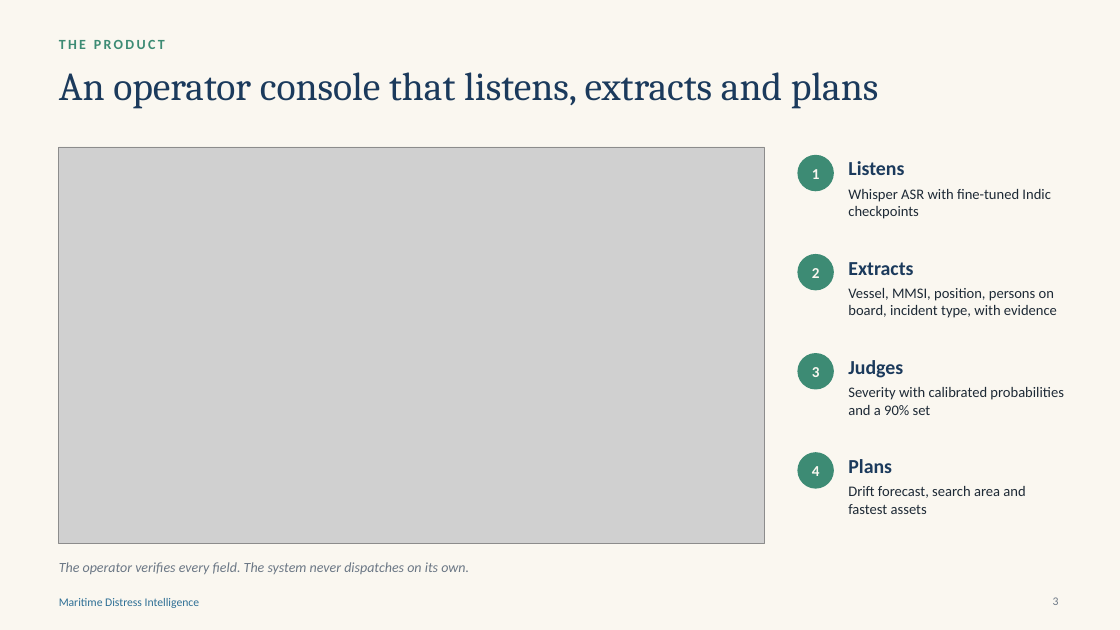
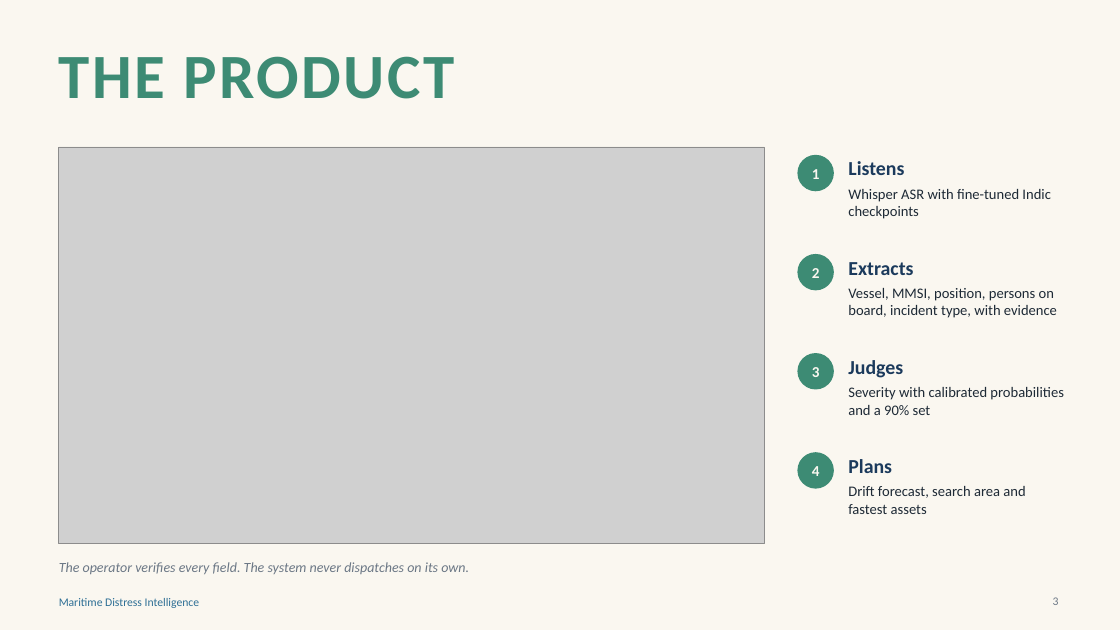
Before and after one commit to SaaraahBharat/Maritime-Project, a slide deck: slide 3 of presentation/Maritime_Distress_Intelligence.pptx. Drawn at 1120x630 pixels with LibreOffice and Linux fonts; fonts in the diff are those of the drawing; grey boxes stand for pictures. Boxes give left, top, right and bottom in pixels: in the first picture for what was removed or moved away, otherwise in the second. Text is boxed around its words. In the diff, an @@ line names an element or a change of style, - is before the commit and + after.

```diff
--- a/presentation/Maritime_Distress_Intelligence.pptx
+++ b/presentation/Maritime_Distress_Intelligence.pptx
@@ text "THE PRODUCT" at [59,56,454,99]: size 12 to 54 pt; more space between paragraphs @@
@@ title removed at [59,72,879,109] @@
-An operator console that listens, extracts and plans
```
Also in this commit, not shown: 11 other slides changed, 15 other files.
